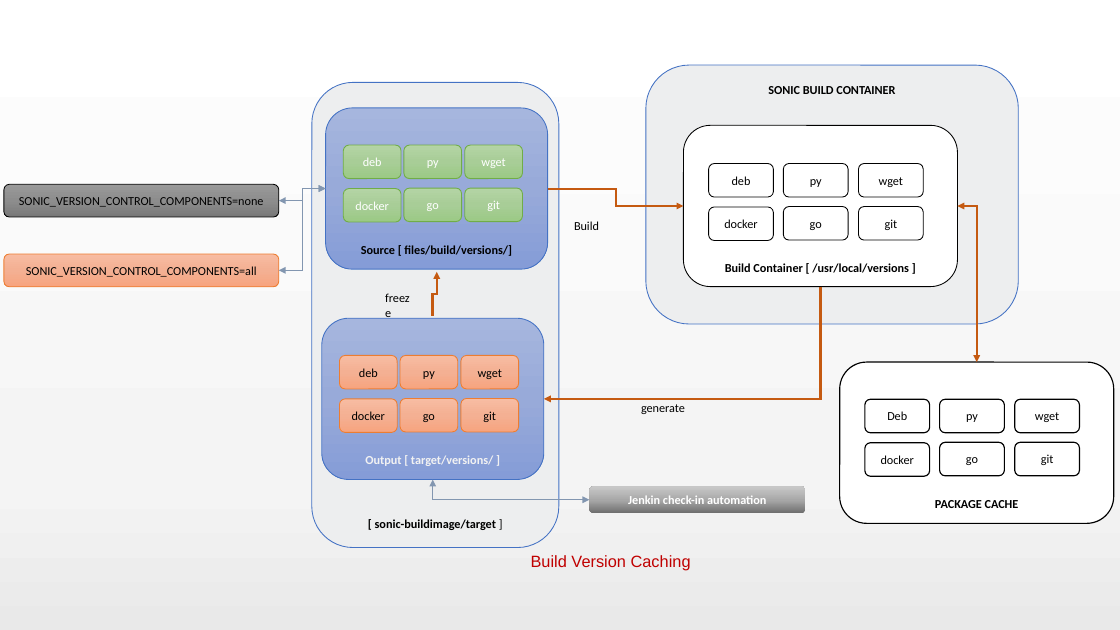
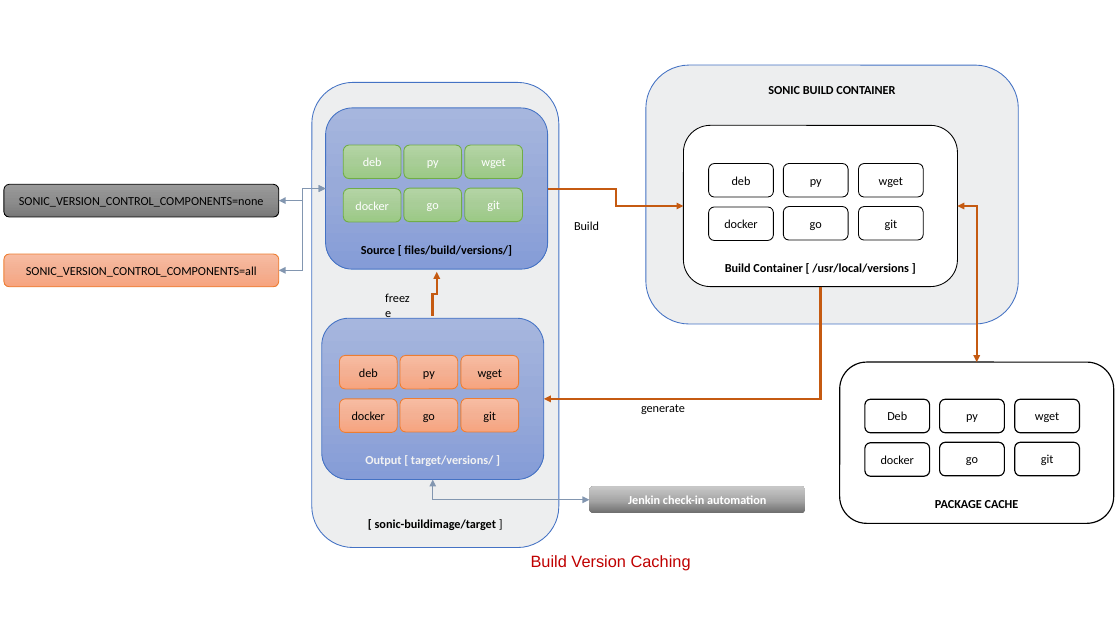
Before and after one commit to Kalimuthu-Velappan/SONIC-DOCS, a slide deck: slide 4 of system/build/images.pptx. Drawn at 1120x630 pixels with LibreOffice and Linux fonts; fonts in the diff are those of the drawing. Boxes give left, top, right and bottom in pixels: in the first picture for what was removed or moved away, otherwise in the second. Text is boxed around its words. In the diff, an @@ line names an element or a change of style, - is before the commit and + after.

```diff
--- a/system/build/images.pptx
+++ b/system/build/images.pptx
@@ background gradient #FFFFFF to #F4F4F4 to #E9E9E9 to #FFFFFF @@
```
Also in this commit, not shown: 14 other slides changed, 15 other files.
